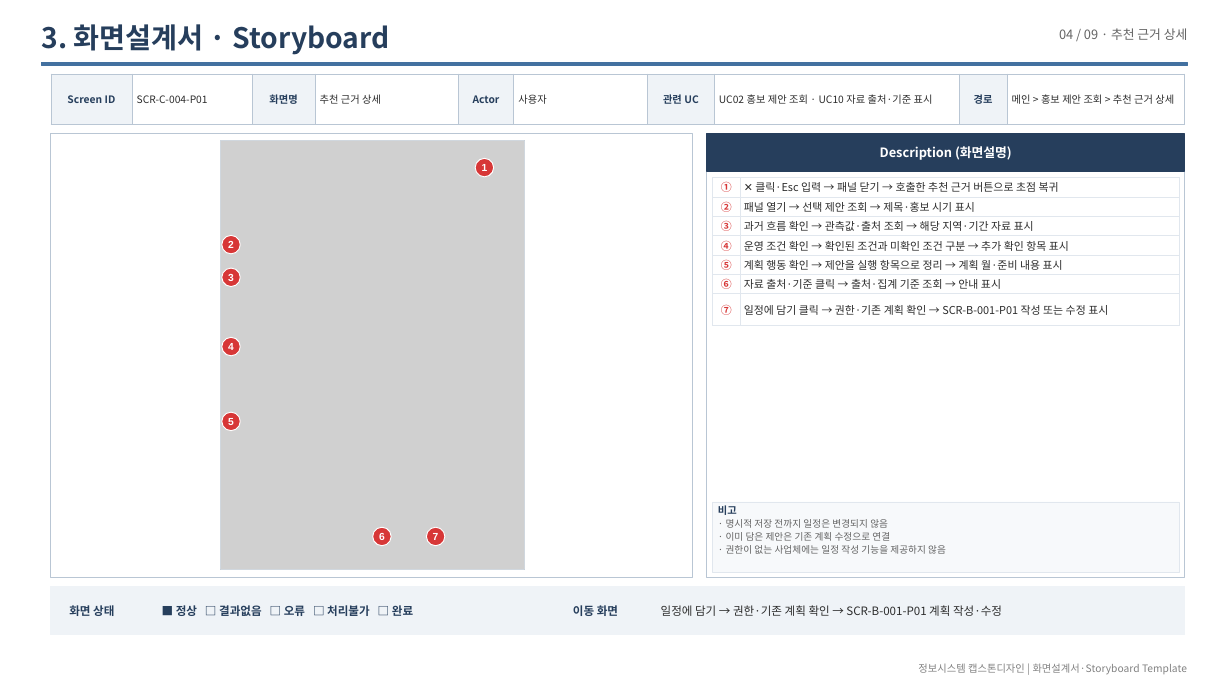
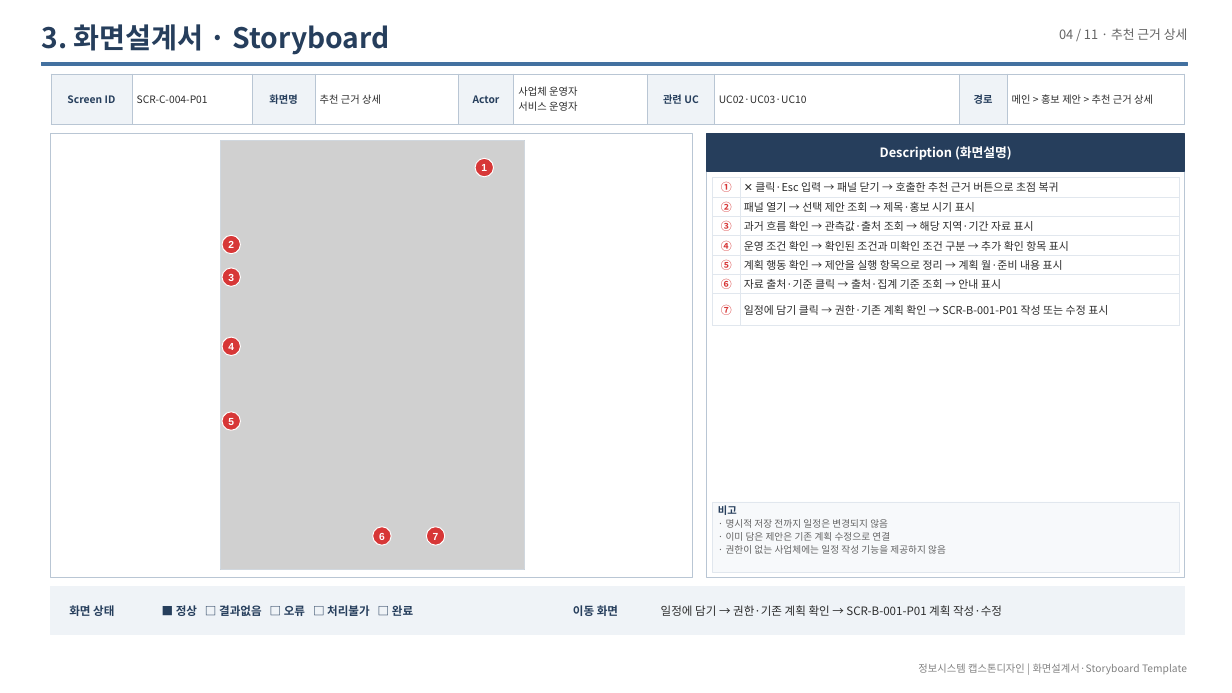
Before and after one commit to LSB-afk/-Information-Systems-Capstone-Design, a slide deck: slide 20 of 00_제출/Red 화면설계서_20260927.pptx (slide 18 before the commit). Drawn at 1232x693 pixels with LibreOffice and Linux fonts; fonts in the diff are those of the drawing; grey boxes stand for pictures. Boxes give left, top, right and bottom in pixels: in the first picture for what was removed or moved away, otherwise in the second. Text is boxed around its words. In the diff, an @@ line names an element or a change of style, - is before the commit and + after.

Commit message:
Keep screen specifications aligned with the revised Make flow
Constraint: Preserve the supplied template and use only the two confirmed actors.
Confidence: high
Scope-risk: narrow
Tested: 32 PDF pages; 141 descriptions and markers; 27 capture hashes; unchanged theme, master and layout parts; PPT package, geometry, font and import checks.
Not-tested: Final PowerPoint native rendering; final alignment of the original PROJECT and Use Case Diagram.

```diff
--- a/00_제출/Red 화면설계서_20260927.pptx
+++ b/00_제출/Red 화면설계서_20260927.pptx
@@ text at [1059, 28, 1188, 40]: text changed @@
-04 / 09 · 추천 근거 상세
+04 / 11 · 추천 근거 상세
@@ table at [51, 74, 1185, 166] @@
-row 1: Screen ID | SCR-C-004-P01 | 화면명 | 추천 근거 상세 | Actor | 사용자 | 관련 UC | UC02 홍보 제안 조회 · UC10 자료 출처·기준 표시 | 경로 | 메인 > 홍보 제안 조회 > 추천 근거 상세
+row 1: Screen ID | SCR-C-004-P01 | 화면명 | 추천 근거 상세 | Actor | 사업체 운영자 / 서비스 운영자 | 관련 UC | UC02·UC03·UC10 | 경로 | 메인 > 홍보 제안 > 추천 근거 상세
```
Also in this commit, not shown: 28 other slides changed, 2 slides added, 7 other files.
